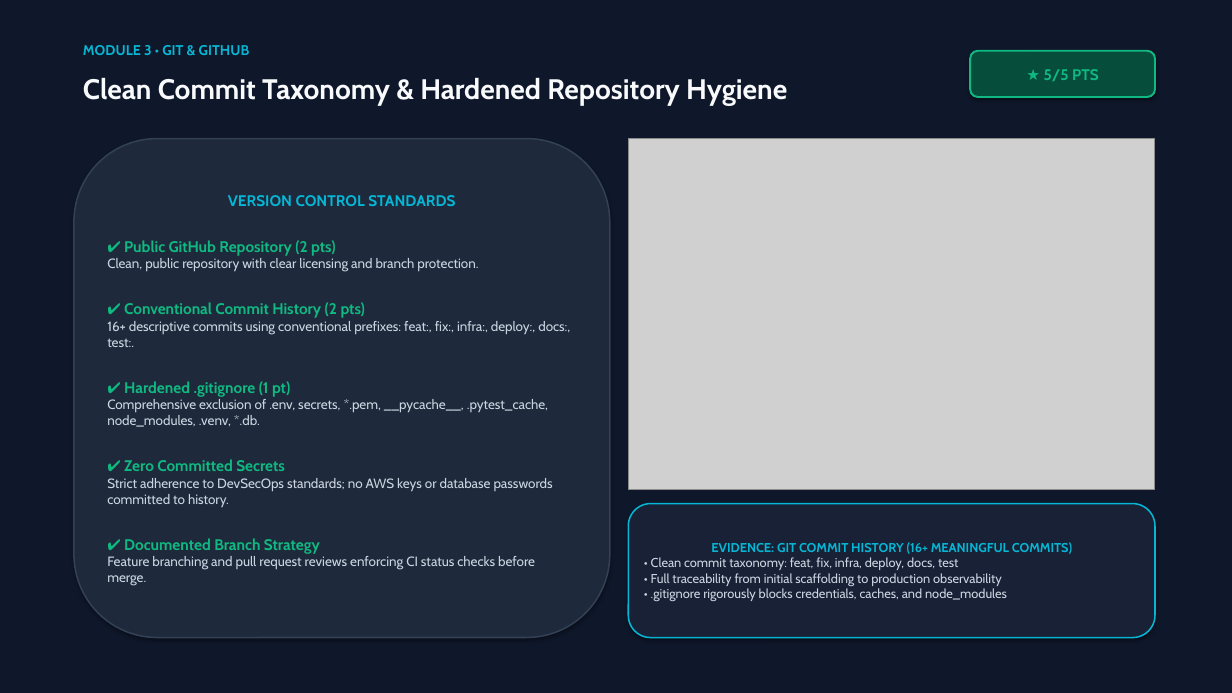
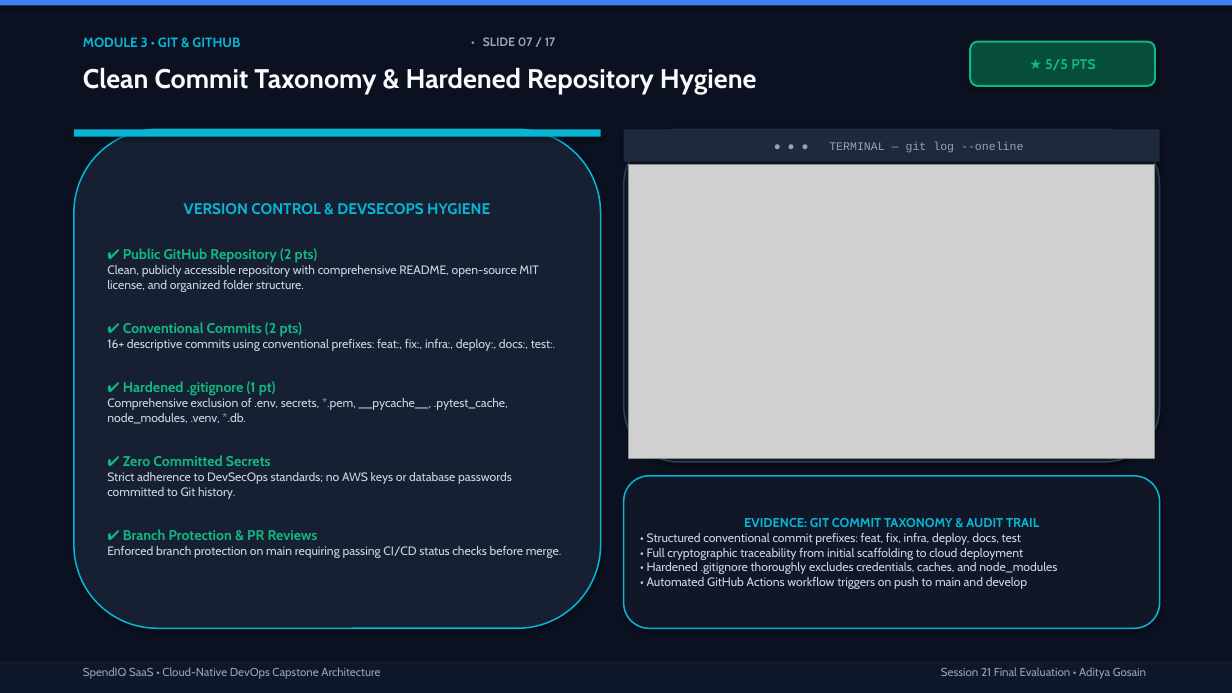
Before and after one commit to Posiedon207/SpendIQ, a slide deck: slide 7 of demo/SpendIQ_Capstone_Presentation.pptx (slide 5 before the commit). Drawn at 1232x693 pixels with LibreOffice and Linux fonts; fonts in the diff are those of the drawing; grey boxes stand for pictures. Boxes give left, top, right and bottom in pixels: in the first picture for what was removed or moved away, otherwise in the second. Text is boxed around its words. In the diff, an @@ line names an element or a change of style, - is before the commit and + after.

Commit message:
feat(presentation): upgrade to 17-slide master capstone deck and add SRE troubleshooting runbooks

```diff
--- a/demo/SpendIQ_Capstone_Presentation.pptx
+++ b/demo/SpendIQ_Capstone_Presentation.pptx
@@ rectangle at (0, 0, 1232, 693): fill #0F172A to #0B1120 @@
@@ rectangle added at (0, 0, 1232, 6), fill #3B82F6 @@
@@ text "Clean Commit Taxonomy & Hardened ...": place and size @@
-text "Clean Commit Taxonomy & Hardened ..." at (83, 78, 787, 105)
+text "Clean Commit Taxonomy & Hardened ..." at (83, 67, 757, 95)
@@ text "Clean Commit Taxonomy & Hardened ..." at (83, 67, 757, 95): size 22 to 21 pt @@
@@ text "MODULE 3 • GIT & ...": place and size @@
-text "MODULE 3 • GIT & ..." at (83, 45, 250, 55)
+text "MODULE 3 • GIT & ..." at (83, 37, 240, 47)
@@ text "MODULE 3 • GIT & ..." at (83, 37, 240, 47): size 11 to 10.5 pt @@
@@ text added at (483, 37, 556, 46), 9.5 pt, text #94A3B8, bold @@
+• SLIDE 07 / 17
@@ rounded rectangle "★ 5/5 PTS": place and size @@
-rounded rectangle "★ 5/5 PTS" at (970, 51, 1155, 97)
+rounded rectangle "★ 5/5 PTS" at (970, 42, 1155, 86)
@@ rounded rectangle "★ 5/5 PTS" at (970, 42, 1155, 86): size 12 to 11 pt @@
@@ rounded rectangle "VERSION CONTROL & DEVSECOPS HYGIENE": place and size @@
-rounded rectangle "VERSION CONTROL & DEVSECOPS HYGIENE" at (74, 139, 610, 638)
+rounded rectangle "VERSION CONTROL & DEVSECOPS HYGIENE" at (74, 129, 601, 628)
@@ rounded rectangle "VERSION CONTROL & DEVSECOPS HYGIENE" at (74, 129, 601, 628): fill #1E293B to #162032; outline #334155 1.2 pt to #06B6D4 1.2 pt @@
@@ rectangle added at (74, 129, 601, 137), fill #06B6D4 @@
@@ rounded rectangle added at (624, 129, 1160, 462), fill #101827, outline #2D3D58 1.2 pt @@
@@ rectangle added at (624, 129, 1160, 162), fill #1E293B, 9 pt, text #94A3B8 @@
+● ● ● TERMINAL — git log --oneline
@@ picture: place and size @@
-picture at (628, 139, 1155, 490)
+picture at (628, 165, 1155, 458)
@@ text in rounded rectangle at (184, 203, 490, 214): text changed @@
-VERSION CONTROL STANDARDS
+VERSION CONTROL & DEVSECOPS HYGIENE
@@ text in rounded rectangle at (107, 265, 538, 337): text changed; size 10.5 to 9.5 pt @@
-Clean, public repository with clear licensing and branch protection.
-✔ Conventional Commit History (2 pts)
+Clean, publicly accessible repository with comprehensive README, open-source MIT license, and organized folder structure.
+✔ Conventional Commits (2 pts)
@@ text in rounded rectangle at (107, 248, 555, 466): size 12 to 11 pt in "✔ Public GitHub Repository (2 pts)", "✔ Hardened .gitignore (1 pt)", "✔ Zero Committed Secrets"; size 10.5 to 9.5 pt in "16+ descriptive commits using conventional prefixes: feat:, ...", "Comprehensive exclusion of .env, secrets, *.pem, __pycache__ ..." @@
@@ text in rounded rectangle at (107, 472, 561, 558): text changed; size 10.5 to 9.5 pt @@
-Strict adherence to DevSecOps standards; no AWS keys or database passwords committed to history.
-✔ Documented Branch Strategy
-Feature branching and pull request reviews enforcing CI status checks before merge.
+Strict adherence to DevSecOps standards; no AWS keys or database passwords committed to Git history.
+✔ Branch Protection & PR Reviews
+Enforced branch protection on main requiring passing CI/CD status checks before merge.
@@ rounded rectangle "EVIDENCE: GIT COMMIT TAXONOMY & ...": place and size @@
-rounded rectangle "EVIDENCE: GIT COMMIT TAXONOMY & ..." at (628, 504, 1155, 638)
+rounded rectangle "EVIDENCE: GIT COMMIT TAXONOMY & ..." at (624, 476, 1160, 628)
@@ rounded rectangle "EVIDENCE: GIT COMMIT TAXONOMY & ..." at (624, 476, 1160, 628): fill #182135 to #101827 @@
@@ text in rounded rectangle at (647, 518, 1057, 589): text changed; size 10 to 9.5 pt @@
-EVIDENCE: GIT COMMIT HISTORY (16+ MEANINGFUL COMMITS)
-• Clean commit taxonomy: feat, fix, infra, deploy, docs, test
-• Full traceability from initial scaffolding to production observability
-• .gitignore rigorously blocks credentials, caches, and node_modules
+EVIDENCE: GIT COMMIT TAXONOMY & AUDIT TRAIL
+• Structured conventional commit prefixes: feat, fix, infra, deploy, docs, test
+• Full cryptographic traceability from initial scaffolding to cloud deployment
+• Hardened .gitignore thoroughly excludes credentials, caches, and node_modules
+• Automated GitHub Actions workflow triggers on push to main and develop
@@ rectangle added at (0, 661, 1232, 693), fill #0F172A @@
@@ text added at (83, 667, 380, 679), 9 pt, text #94A3B8 @@
+SpendIQ SaaS • Cloud-Native DevOps Capstone Architecture
@@ text added at (941, 667, 1146, 679), 9 pt, text #94A3B8 @@
+Session 21 Final Evaluation • Aditya Gosain
```
Also in this commit, not shown: 10 other slides changed, 6 slides added, 3 slides removed, 4 other files.
